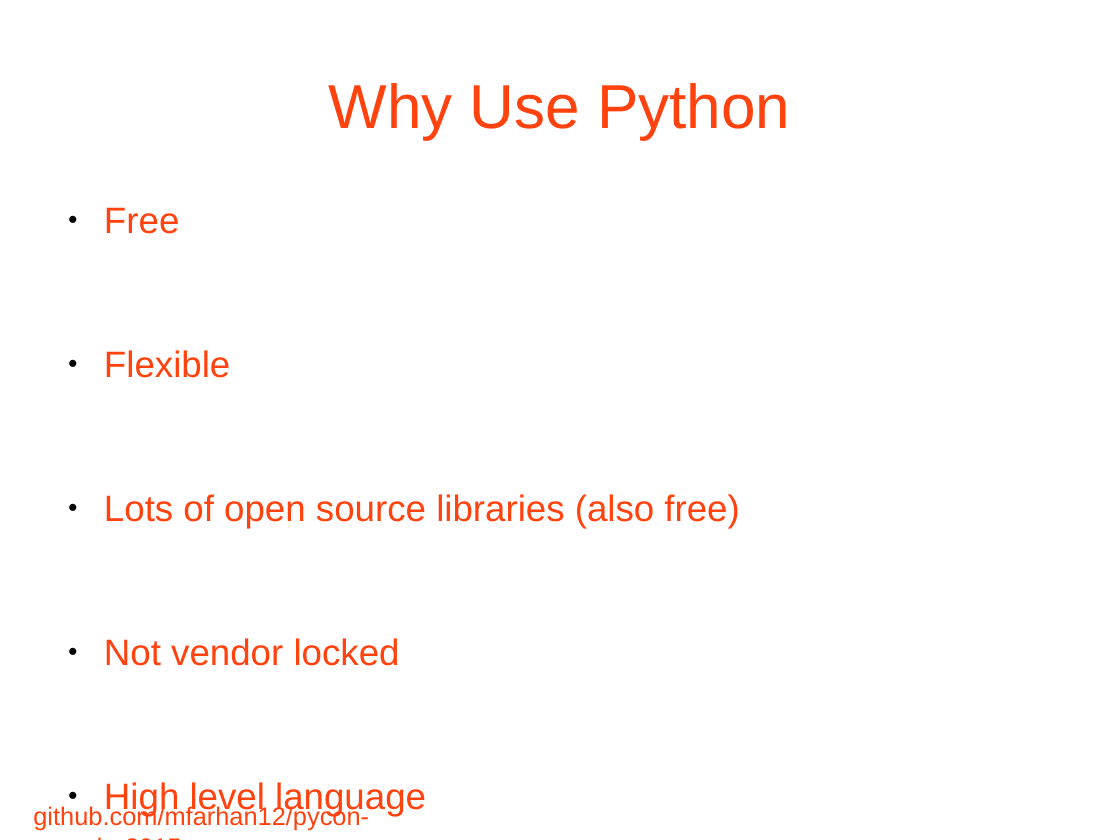
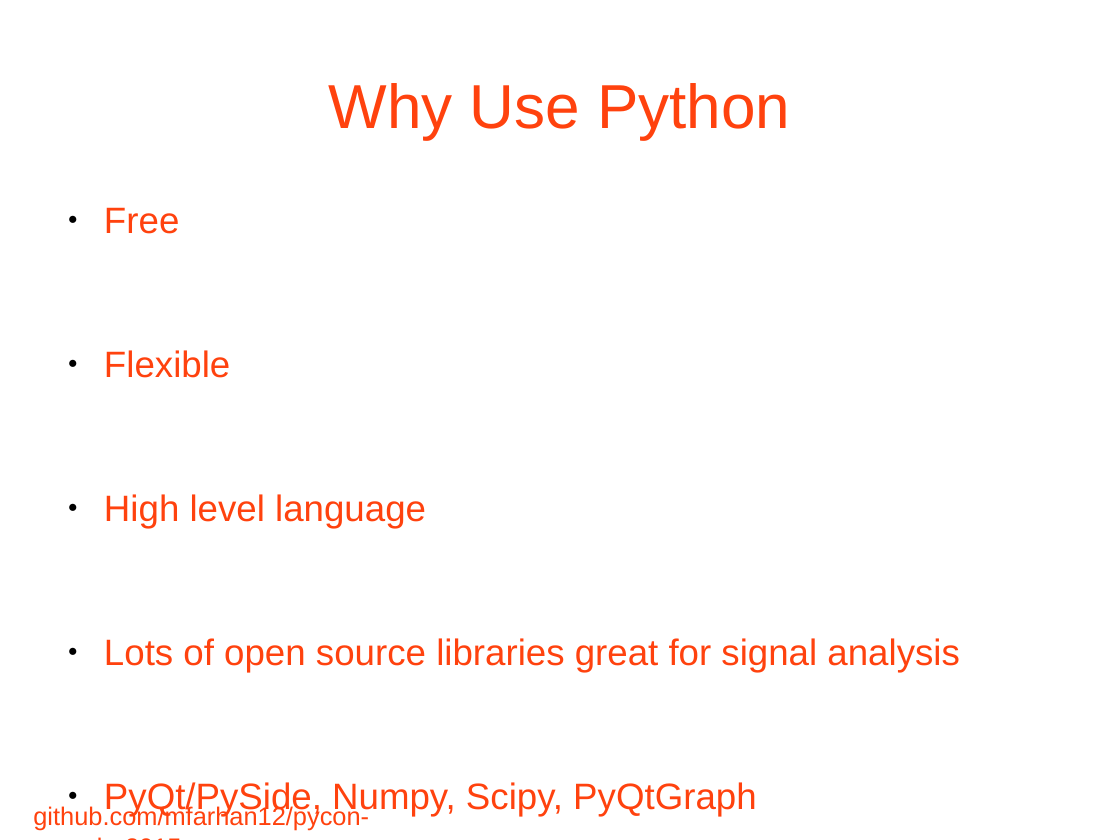
Before and after one commit to mfarhan12/pycon-canada-2015, a slide deck: slide 7 of Pycon2105.odp (slide 8 before the commit). Drawn at 1120x840 pixels with LibreOffice and Linux fonts; fonts in the diff are those of the drawing; background and template pictures are left out. Boxes give left, top, right and bottom in pixels: in the first picture for what was removed or moved away, otherwise in the second. Text is boxed around its words. In the diff, an @@ line names an element or a change of style, - is before the commit and + after.

Commit message:
finished signal analysis section

```diff
--- a/Pycon2105.odp
+++ b/Pycon2105.odp
@@ text at <box>104,494,739,666</box>: paragraphs removed @@
-● Lots of open source libraries (also free)
-● Not vendor locked
@@ text at <box>104,638,959,816</box>: paragraphs added @@
+● Lots of open source libraries great for signal analysis
+● PyQt/PySide, Numpy, Scipy, PyQtGraph
```
Also in this commit, not shown: 3 other slides changed, 3 slides removed, 1 other file.
